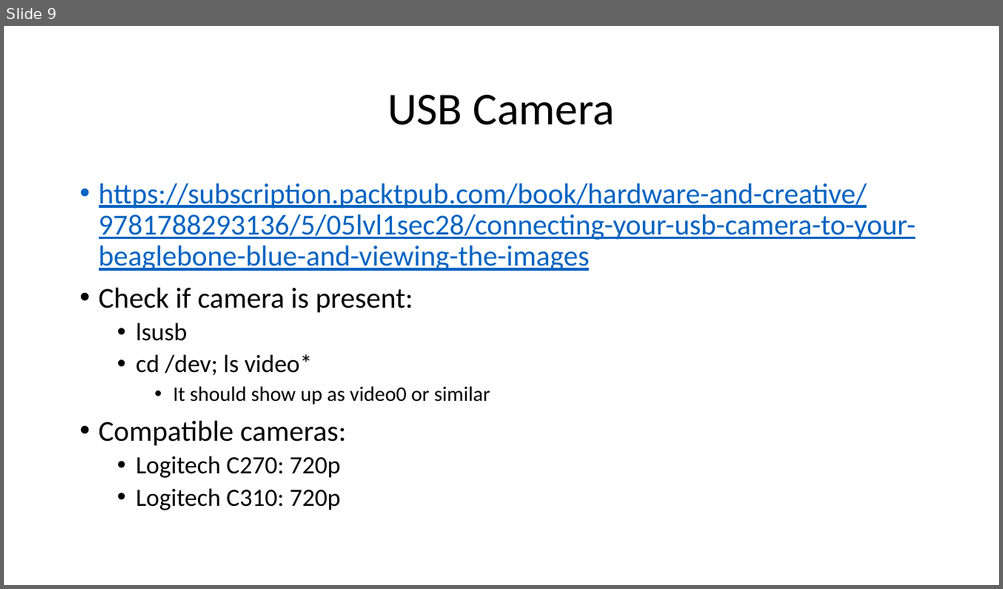
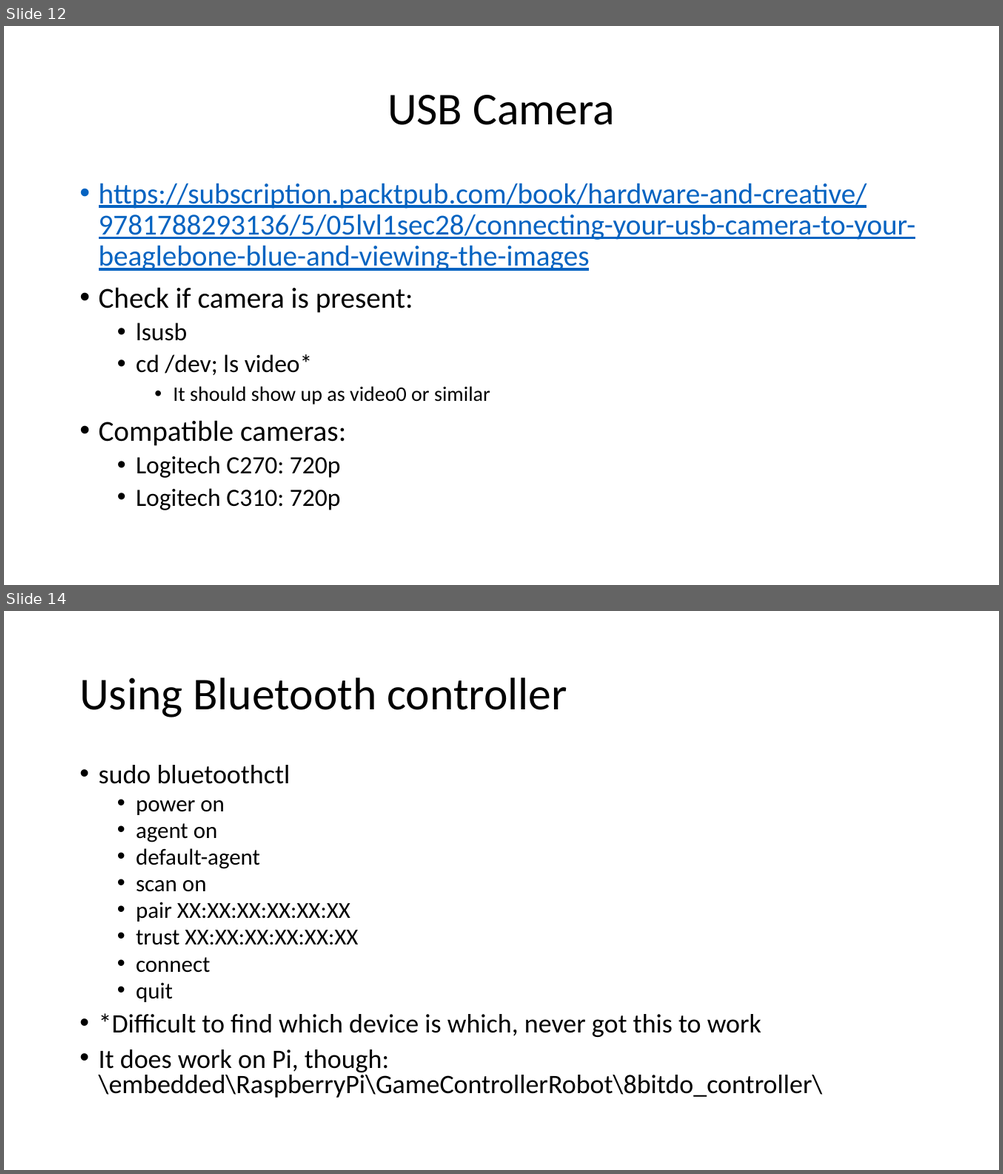
Before and after one commit to gigaprog/p_presentations, a slide deck: embedded/BeagleBone/BeagleBoneBlue.pptx. Shown one above the other, each under a label of ours: slide 9 before the commit, slides 12 and 14 after it; the slides between them are not shown. The pictures are 1003x589 and 1003x1174 pixels, drawn with LibreOffice and Linux fonts; fonts in the diff are those of the drawing. Boxes give left, top, right and bottom in pixels: in the first picture for what was removed or moved away, otherwise in the second. Text is boxed around its words. In the diff, an @@ line names an element or a change of style, - is before the commit and + after.

Commit message:
Moved all powerpoints to git from network drive

```diff
--- a/embedded/BeagleBone/BeagleBoneBlue.pptx
+++ b/embedded/BeagleBone/BeagleBoneBlue.pptx
@@ slide 14 added at bbox=[4, 611, 999, 1170], background #FFFFFF @@
@@ title added at bbox=[79, 678, 567, 718], 44 pt, text #000000 @@
+Using Bluetooth controller
@@ text added at bbox=[99, 765, 822, 1098], 25.8 pt, text #000000 @@
+• sudo bluetoothctl
+  • power on
+  • agent on
+  • default-agent
+  • scan on
+  • pair XX:XX:XX:XX:XX:XX
+  • trust XX:XX:XX:XX:XX:XX
+  • connect
+  • quit
+• *Difficult to find which device is which, never got this to work
+• It does work on Pi, though: \embedded\RaspberryPi\GameControllerRobot\8bitdo_controller\
@@ what was slide 9 is now slide 12 @@
```
Also in this commit, not shown: 4 slides changed, 4 other slides added, 3 other files.
